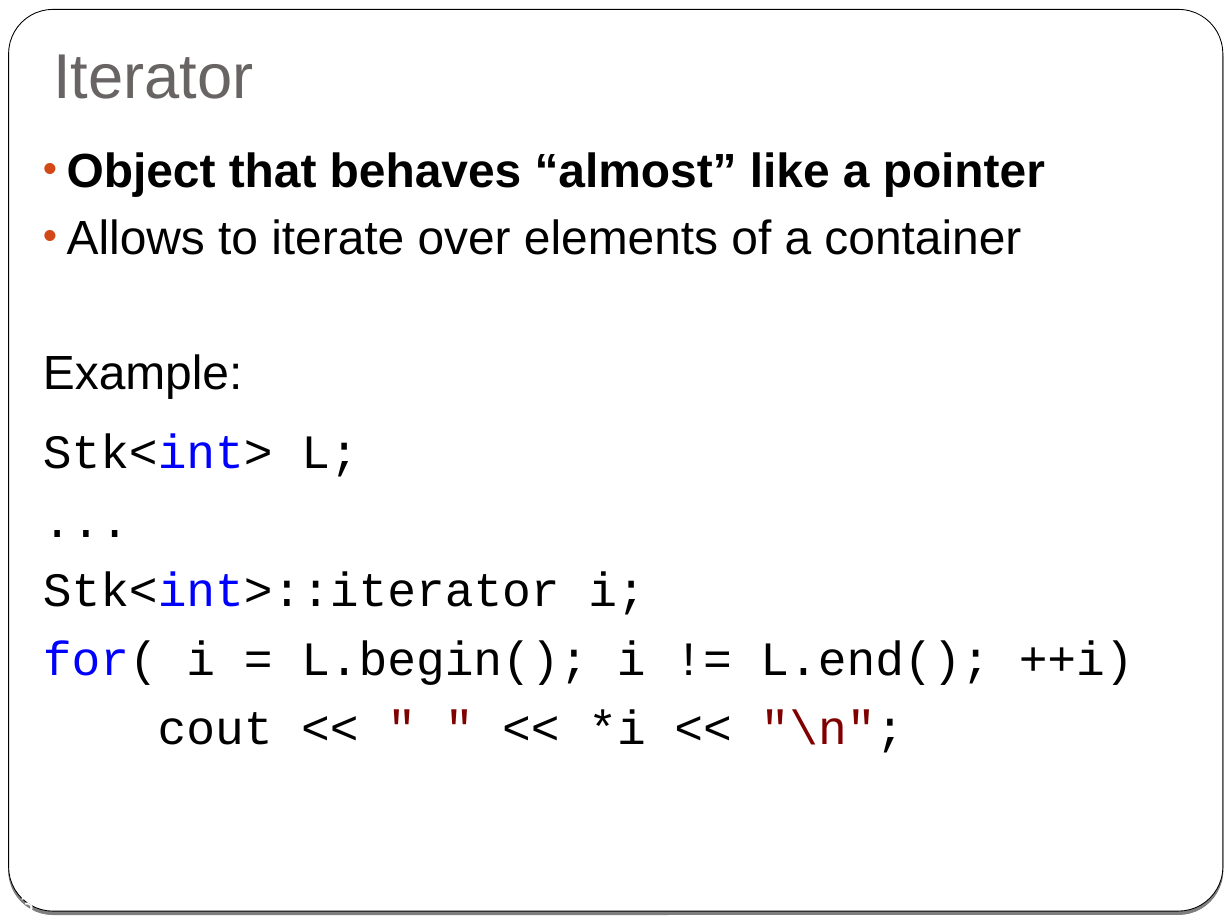
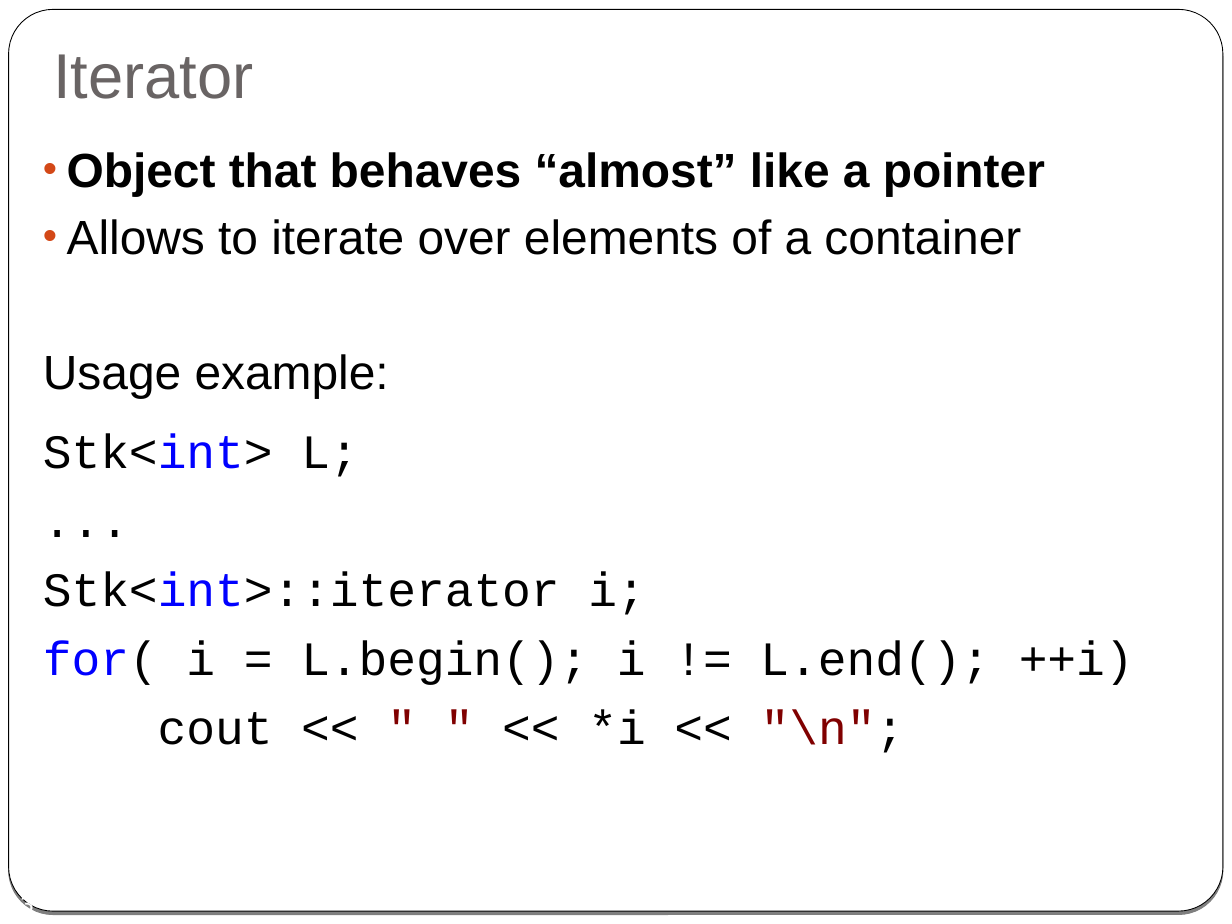
Before and after one commit to cpp-at-ariel/cpp-5780, a slide deck: slide 13 of 08-templates-iterators/slides-2-class-templates-iterators.odp. Drawn at 1232x924 pixels with LibreOffice and Linux fonts; fonts in the diff are those of the drawing. Boxes give left, top, right and bottom in pixels: in the first picture for what was removed or moved away, otherwise in the second. Text is boxed around its words. In the diff, an @@ line names an element or a change of style, - is before the commit and + after.

```diff
--- a/08-templates-iterators/slides-2-class-templates-iterators.odp
+++ b/08-templates-iterators/slides-2-class-templates-iterators.odp
@@ text at (43, 354, 389, 399): text changed @@
-Example:
+Usage example:
```
Also in this commit, not shown: 7 other slides changed, 5 other files.
